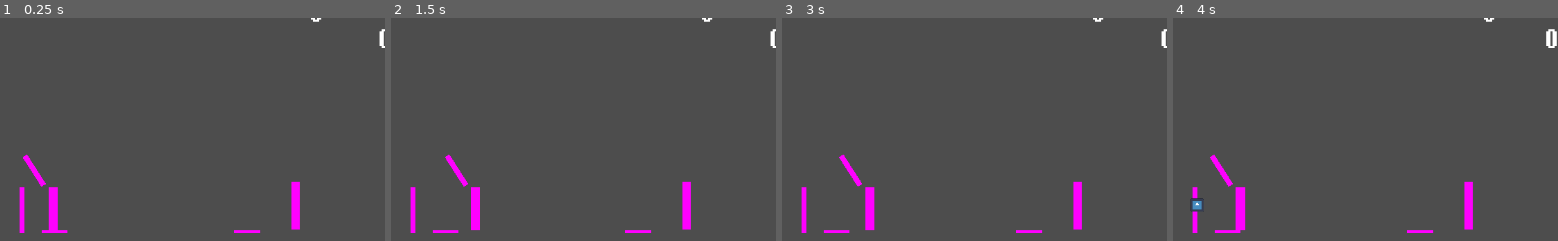
Above: before the commit, frames 1-4 (left to right).
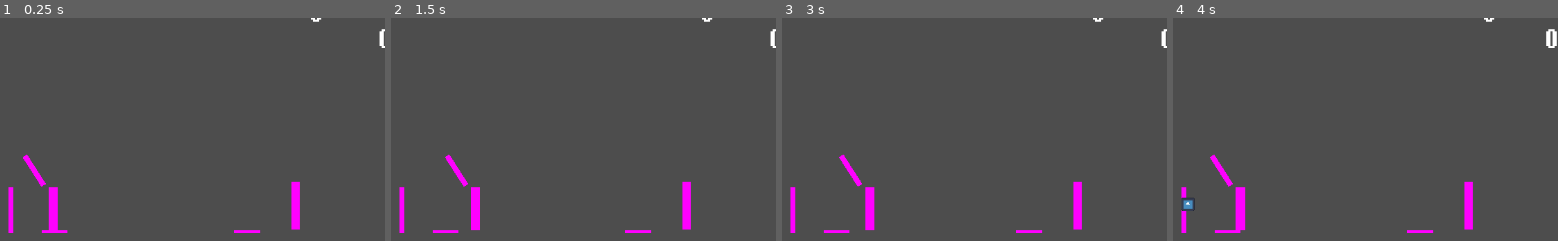
Above: after the commit, the same moments.

Repository: jam2448/580_IBL
Game: Godot game, scene res://Scenes/gameScene.tscn
The game is run twice, just before and just after one commit, with the same random seed, the same clock (stepped at 60 frames per second) and the same inputs. The engine's default icon, where the game draws it, is replaced by a stand-in: a white triangle on a blue panel in a dark square.
Inputs:
- Up to frame 1 (0.25 s): no input
- Up to frame 2 (1.5 s): tap Enter at 0.5 s; hold D (advanceRunners) 0.53-1.28 s; tap A (returnRunners) at 1.35 s
- Up to frame 3 (3 s): tap Space (swing) at 2, 2.1 s; tap Enter at 2.75 s; tap D (advanceRunners) at 2.85 s
- Up to frame 4 (4 s): hold A (returnRunners) from 3.53 s (still down)
The pictures show only the part of the screen within x 5-55%, y 12-62%; the shares and areas given below are measured in that part.

The runs differ from the first frame. In frame 1, 0.6% of the frame differs, in the area x 2-7%, y 75-97%; in frame 2, 0.6%; in frame 3, 0.6%; in frame 4, 0.7%, in the area x 2-9%, y 75-97%.

Commit message:
Added more for AI logic, and started ghost runner

Diff:
--- a/indoorbaseballproj/Scenes/base.tscn
+++ b/indoorbaseballproj/Scenes/base.tscn
@@ -34,3 +34,4 @@
 [connection signal="body_entered" from="." to="." method="_on_body_entered"]
 [connection signal="body_exited" from="." to="." method="_on_body_exited"]
 [connection signal="body_entered" from="safeArea" to="." method="_on_safe_area_body_entered"]
+[connection signal="body_exited" from="safeArea" to="." method="_on_safe_area_body_exited"]
--- a/indoorbaseballproj/Scenes/gameScene.tscn
+++ b/indoorbaseballproj/Scenes/gameScene.tscn
@@ -51,7 +51,7 @@
 script = ExtResource("4_w5ul7")
 
 [node name="CollisionShape2D" type="CollisionShape2D" parent="backWall"]
-position = Vector2(56.5088, -1.11838)
+position = Vector2(56.0595, -8.62159)
 shape = SubResource("RectangleShape2D_st4rl")
 
 [node name="Area2D" type="Area2D" parent="backWall"]
@@ -60,7 +60,7 @@
 collision_mask = 4
 
 [node name="CollisionShape2D" type="CollisionShape2D" parent="backWall/Area2D"]
-position = Vector2(-35.0904, 13.2633)
+position = Vector2(-35.0397, 5.76345)
 shape = SubResource("RectangleShape2D_ddfje")
 debug_color = Color(0.110359, 0.62201, 0.516468, 0.42)
 
@@ -88,7 +88,7 @@
 timeToPitch = 3.0
 
 [node name="strike Zone" parent="." instance=ExtResource("6_4r4bg")]
-position = Vector2(-165, 1)
+position = Vector2(-172, 1)
 
 [node name="homePlate" parent="." instance=ExtResource("3_t7pfu")]
 position = Vector2(-146, -3)
--- /dev/null
+++ b/indoorbaseballproj/Scenes/ghost_runner.tscn
@@ -0,0 +1,22 @@
+[gd_scene load_steps=4 format=3 uid="uid://cq46oi4vm01gs"]
+
+[ext_resource type="Script" path="res://Scripts/ghostRunner.gd" id="1_lehm7"]
+
+[sub_resource type="PlaceholderTexture2D" id="PlaceholderTexture2D_3n4hv"]
+
+[sub_resource type="RectangleShape2D" id="RectangleShape2D_6m7uy"]
+size = Vector2(7.5, 25)
+
+[node name="GhostRunner" type="CharacterBody2D"]
+collision_layer = 260
+collision_mask = 0
+
+[node name="Sprite2D" type="Sprite2D" parent="."]
+position = Vector2(-0.0625, 0.562499)
+scale = Vector2(5.875, 24.875)
+texture = SubResource("PlaceholderTexture2D_3n4hv")
+script = ExtResource("1_lehm7")
+
+[node name="CollisionShape2D" type="CollisionShape2D" parent="."]
+position = Vector2(-0.25, 0.5)
+shape = SubResource("RectangleShape2D_6m7uy")
--- a/indoorbaseballproj/Scenes/pitcherAI.tscn
+++ b/indoorbaseballproj/Scenes/pitcherAI.tscn
@@ -32,13 +32,13 @@
 position = Vector2(0, -1)
 rotation = 1.5708
 
-[node name="Area2D" type="Area2D" parent="."]
+[node name="FieldingRange" type="Area2D" parent="."]
 
-[node name="CollisionShape2D" type="CollisionShape2D" parent="Area2D"]
+[node name="CollisionShape2D" type="CollisionShape2D" parent="FieldingRange"]
 position = Vector2(0, -1)
 shape = SubResource("RectangleShape2D_lina6")
 debug_color = Color(0.906287, 0.238013, 0.481607, 0.42)
 
 [connection signal="timeout" from="Timer" to="." method="_on_timer_timeout"]
-[connection signal="area_entered" from="Area2D" to="." method="_on_area_2d_area_entered"]
-[connection signal="body_entered" from="Area2D" to="." method="_on_area_2d_body_entered"]
+[connection signal="area_entered" from="FieldingRange" to="." method="_on_area_2d_area_entered"]
+[connection signal="body_entered" from="FieldingRange" to="." method="_on_area_2d_body_entered"]
--- a/indoorbaseballproj/Scenes/strikeZone.tscn
+++ b/indoorbaseballproj/Scenes/strikeZone.tscn
@@ -17,7 +17,7 @@
 backstop = NodePath("StaticBody2D/Backstop")
 
 [node name="Kzone" type="CollisionShape2D" parent="."]
-position = Vector2(0, -12)
+position = Vector2(0, -14)
 shape = SubResource("RectangleShape2D_62b5u")
 
 [node name="StaticBody2D" type="Area2D" parent="."]
--- a/indoorbaseballproj/Scripts/bases.gd
+++ b/indoorbaseballproj/Scripts/bases.gd
@@ -33,22 +33,14 @@
 		#timer.start()
 
 
-func _on_body_exited(body: Node2D) -> void:
-	if body == batter:
-		batter.isSafe = false
-
-		gameManager.playLabel.text = " "
-
-
-
 func _on_safe_area_body_entered(_body: Node2D) -> void:
 
-	if _body == batter && _body.global_position.distance_to(batter.targetbase) < 10.0:
+	if _body == batter && gameManager.hitBall:
 		batter.isSafe = true
-		gameManager.playLabel.global_position.x = batter.targetbase.x
+		gameManager.playLabel.global_position.x = batter.global_position.x
 		gameManager.playLabel.text = "Safe!"
 
-	if _body == pitcher && pitcher.isFielded == true:
+	if _body == pitcher && pitcher.isFielded == true && self.global_position == batter.targetbase:
 		await get_tree().process_frame  # wait one frame to let batter.isSafe update
 
 		if batter.isSafe == false:
@@ -61,3 +53,11 @@
 			gameManager.playLabel.text = "Safe!"
 			print("Batter is safe")
 			timer.start()
+
+
+func _on_safe_area_body_exited(body: Node2D) -> void:
+	if body == batter:
+		batter.isSafe = false
+
+
+	gameManager.playLabel.text = " "
--- a/indoorbaseballproj/Scripts/batter.gd
+++ b/indoorbaseballproj/Scripts/batter.gd
@@ -28,6 +28,7 @@
 var targetbase : Vector2
 var currentBase: Vector2
 var isSafe := false
+var hasScored := false
 
 # Set the current and target bases when the game loads
 func _ready() -> void:
--- a/indoorbaseballproj/Scripts/game_manager.gd
+++ b/indoorbaseballproj/Scripts/game_manager.gd
@@ -29,6 +29,7 @@
 @onready var advance_button = controls.get_node("Advance")
 @onready var return_button = controls.get_node("Return")
 @onready var swing_button = controls.get_node("Swing")
+var ghostRunner
 
 
 # Called when the node enters the scene tree for the first time.
@@ -78,6 +79,7 @@
 	batter.velocity.x = 0
 	batter.advancing = false
 	batter.returning = false
+	batter.hasScored = false
 	Input.action_release("advanceRunners")
 	Input.action_release("returnRunners")
 
@@ -85,6 +87,7 @@
 	#reset Controls
 	advance_button.action = ""
 	return_button.action = ""
+	Input.flush_buffered_events()
 	swing_button.action = "swing"
 
 
--- /dev/null
+++ b/indoorbaseballproj/Scripts/ghostRunner.gd
@@ -0,0 +1,17 @@
+extends Sprite2D
+
+#get a gamemanager reference
+@onready var gameManager = get_node("../GameManager")
+
+var speed = 35.0
+
+# Called when the node enters the scene tree for the first time.
+func _ready() -> void:
+	modulate.a = 0.3
+
+
+
+# Called every frame. 'delta' is the elapsed time since the previous frame.
+func _process(delta: float) -> void:
+	if gameManager.isHit:
+		pass
--- a/indoorbaseballproj/Scripts/pitcher_ai.gd
+++ b/indoorbaseballproj/Scripts/pitcher_ai.gd
@@ -15,11 +15,13 @@
 
 #variables for the pitcher
 var gravity = ProjectSettings.get_setting("physics/2d/default_gravity")
-var speed = 90.0
-var isChasing := false
-var isPitched := false
-var isFielded := false
+var speed = 75.0
+var isChasing := false # is the pitcher chasing the ball?
+var isPitched := false #has the pitcher pitched the ball?
+var isFielded := false # has the pitcher fielded the ball?
 var isReady := true
+var hasThrown = false #has he pitcher thrown the ball outside of piching
+var isPickedUp = false #has the piutcher picked up the ball
 var pitcherStartPos : Vector2
 @onready var releasePoint = $ReleasePoint
 @onready var fieldingArea = $Area2D
@@ -35,7 +37,6 @@
 	#when the bat is instantiated, then connect connect the signal to this script
 	if bat:
 		bat.connect("contact_made", Callable(self, "_on_bat_hit"))
-
 
 
 #When the time to potch timer is done then pitch the ball
@@ -70,6 +71,8 @@
 	#When the ball is fielded, if the ball is caught in the air, then reset
 	#if it bounces the ai will run to the base
 	if isFielded:
+
+		#if the pitcher contacts the ball before it hits the ground, the batter is out
 		if floor.hasBounced == false:
 			gameManager.playLabel.global_position.x = global_position.x
 			gameManager.playLabel.text = "Out!"
@@ -77,8 +80,33 @@
 			await get_tree().create_timer(1).timeout
 			gameManager.reset()
 
-		elif batter.global_position.distance_to(batter.targetbase) >= 15:
+		#if the batter is not near the base yet then try to tag the base
+		elif batter.global_position.distance_to(batter.targetbase) >= 30 && batter.targetbase == batter.SECOND_BASE:
 			direction = (batter.targetbase - global_position).normalized()
+			velocity.x = direction.x * speed
+
+		#if the batter has already touched second then try to get them out at home
+		elif batter.targetbase == batter.HOME:
+			#if they are not close to home then try and tag the runner
+			if batter.global_position.distance_to(batter.targetbase) >= 50:
+				direction = (batter.global_position - global_position).normalized()
+				velocity.x = direction.x * speed
+			#if they are close, then try and throw the ball home and get them out
+			else:
+				if currentBall && not hasThrown:
+					#print("inside of the throw ball statement")
+					currentBall.global_position = releasePoint.global_position
+					var throwDirection = (batter.HOME - releasePoint.global_position).normalized()
+					var throw_speed = 250.0  # Adjust for your game’s scale
+					currentBall.linear_velocity = throwDirection * throw_speed
+					hasThrown == true
+
+					#slow the pitcher down
+					velocity.x = direction.x * 40.0
+
+		#if none of the above things happen, then run the ball back in
+		else:
+			direction = (batter.SECOND_BASE - global_position).normalized()
 			velocity.x = direction.x * speed
 
 
@@ -96,7 +124,10 @@
 
 	#if the ball is fielded and it is the correct ball attach it to the release point
 	if isFielded && currentBall:
+		print("setting the ball position to releasePoint")
 		currentBall.global_position = releasePoint.global_position
+		isPickedUp = true
+
 	pass
 
 #Restart the timer
@@ -105,6 +136,7 @@
 	fieldingArea.set_collision_mask_value(3, false)
 	isFielded = false
 	isChasing = false
+	hasThrown = false
 	$Timer.start()
 
  #when the bat emits the signal, make the Ai chase after the ball
@@ -120,6 +152,17 @@
 		currentBall.linear_velocity = Vector2.ZERO
 		currentBall.angular_velocity = 0
 
+	#if the pitcher has fielded the ball, and contacts the batter,and the batter is not safe they are out
+	if body == batter && isFielded && batter.isSafe == false:
+		gameManager.playLabel.global_position.x = batter.global_position.x
+		gameManager.playLabel.text = "Out!"
+		velocity.x = 0
+		await get_tree().create_timer(1).timeout
+		gameManager.reset()
+	else:
+		print("tagged the runner but they are safe")
+
+
 
 func connect_bat_signal(new_bat: Node):
 	if new_bat and not new_bat.is_connected("contact_made", Callable(self, "_on_bat_hit")):
--- a/indoorbaseballproj/Scripts/touch_controls.gd
+++ b/indoorbaseballproj/Scripts/touch_controls.gd
@@ -32,7 +32,6 @@
 func _on_advance_pressed() -> void:
 	advance.modulate.a = 0.5
 	player.move_right()
-	print("Advance runners pressed")
 
 func _on_advance_released() -> void:
 	advance.modulate.a = 1.0
@@ -43,7 +42,6 @@
 func _on_return_pressed() -> void:
 	returnRunners.modulate.a = 0.5
 	player.move_left()
-	print("Return runners pressed")
 
 func _on_return_released() -> void:
 	returnRunners.modulate.a = 1.0
